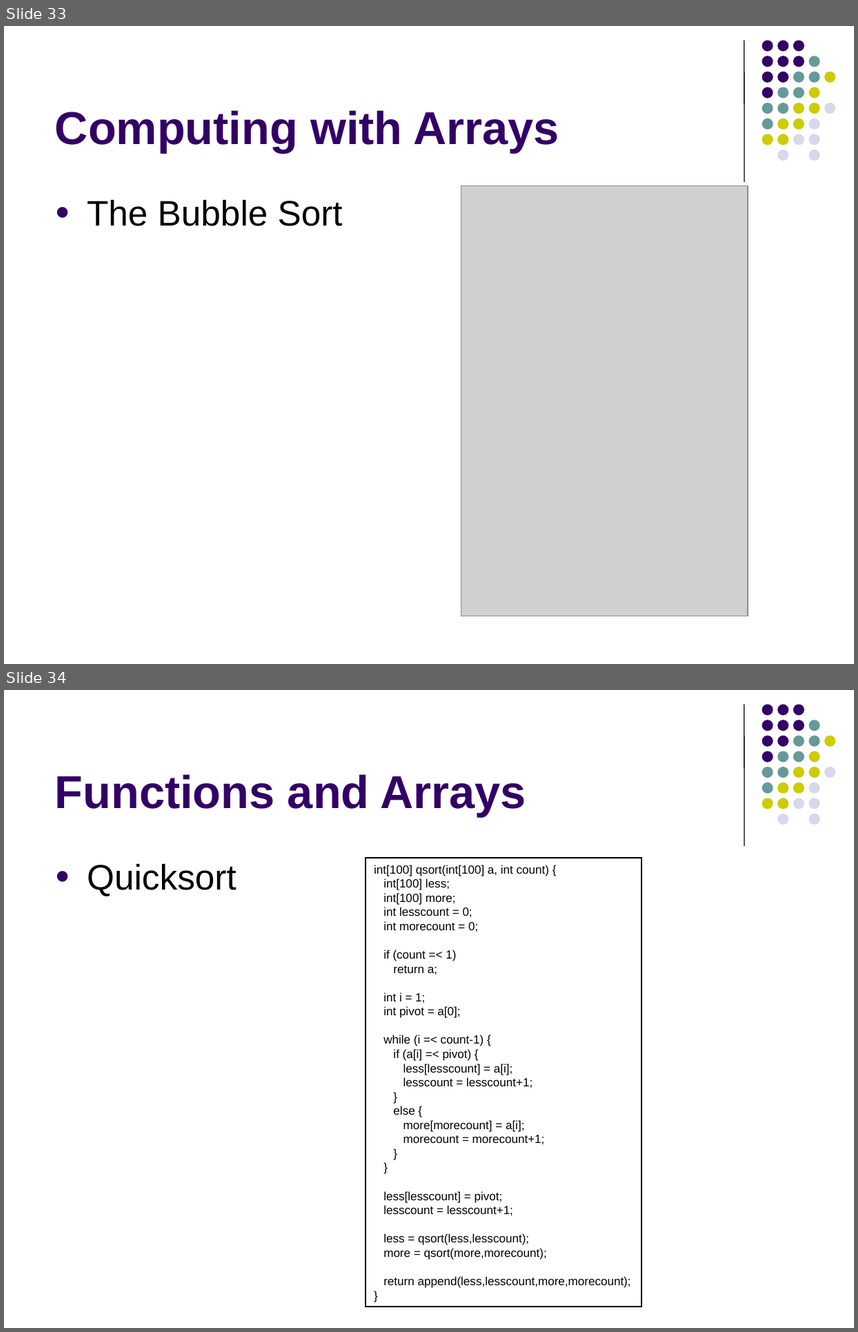
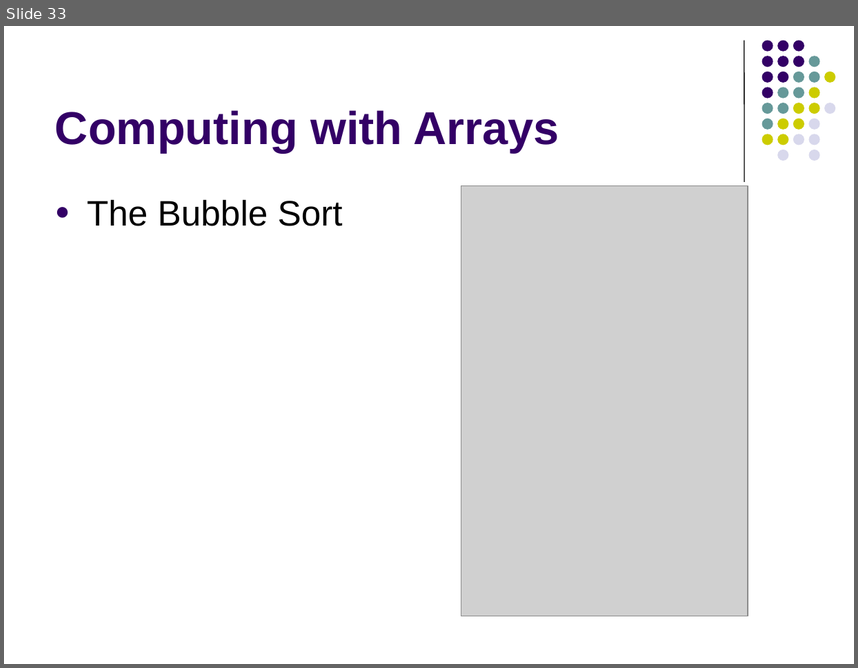
Before and after one commit to lutzhamel/CSC402, a slide deck: notes/csc402-ln019.pptx. Shown one above the other, each under a label of ours: slides 33 and 34 before the commit, slide 33 after it. The pictures are 858x1332 and 858x668 pixels, drawn with LibreOffice and Linux fonts; fonts in the diff are those of the drawing; grey boxes stand for pictures. Boxes give left, top, right and bottom in pixels: in the first picture for what was removed or moved away, otherwise in the second. Text is boxed around its words. In the diff, an @@ line names an element or a change of style, - is before the commit and + after.

```diff
--- a/notes/csc402-ln019.pptx
+++ b/notes/csc402-ln019.pptx
@@ slide 34 removed at box(4, 690, 854, 1328), background #FFFFFF; not listed: 32 template elements that a slide beside it also shows @@
@@ title removed at box(55, 774, 526, 816) @@
-Functions and Arrays
@@ text removed at box(87, 863, 237, 896) @@
-● Quicksort
@@ rectangle removed at box(366, 858, 642, 1306) @@
-int[100] qsort(int[100] a, int count) {
-int[100] less;
-int[100] more;
-int lesscount = 0;
-int morecount = 0;
-if (count =< 1)
-return a;
-int i = 1;
-int pivot = a[0];
-while (i =< count-1) {
-if (a[i] =< pivot) {
-less[lesscount] = a[i];
-lesscount = lesscount+1;
-}
-else {
-more[morecount] = a[i];
-morecount = morecount+1;
-}
-}
-less[lesscount] = pivot;
-lesscount = lesscount+1;
-less = qsort(less,lesscount);
-more = qsort(more,morecount);
-return append(less,lesscount,more,morecount);
-}
```
Also in this commit, not shown: 1 other slide removed, 1 other file.
